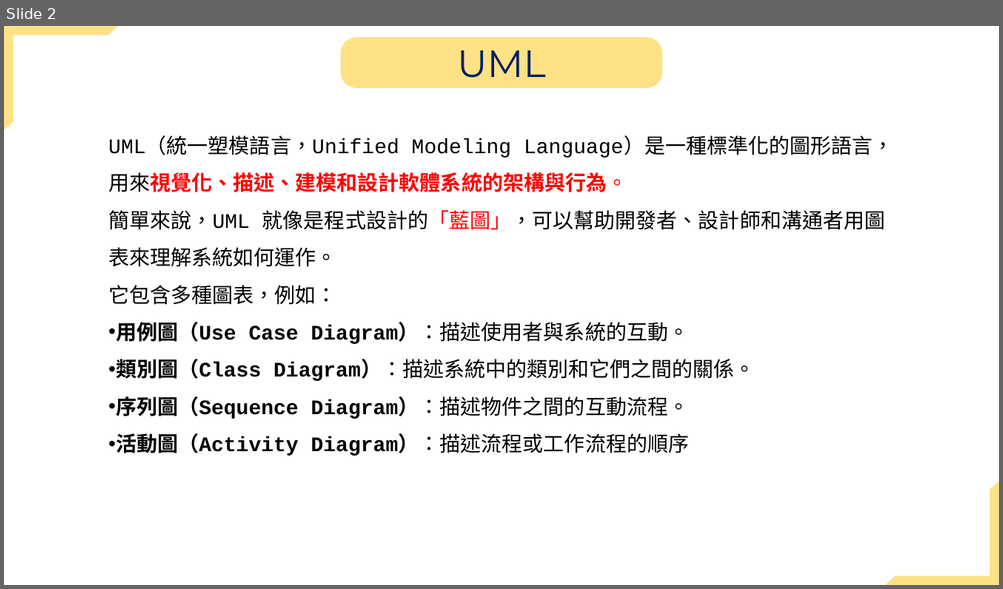
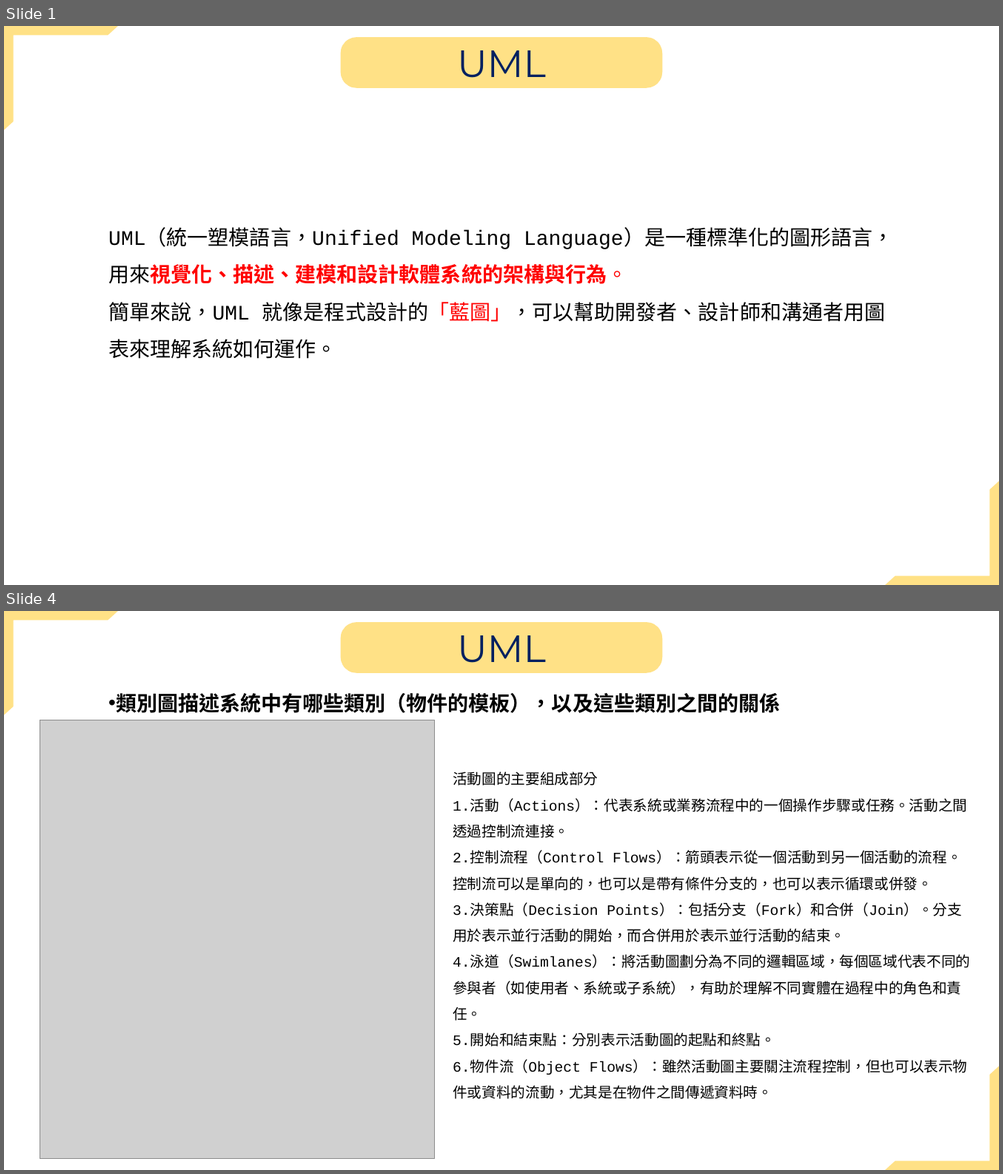
Before and after one commit to jiakai912/114201_poject, a slide deck: uml報告.pptx. Shown one above the other, each under a label of ours: slide 2 before the commit, slides 1 and 4 after it; the slides between them are not shown. The pictures are 1003x589 and 1003x1174 pixels, drawn with LibreOffice and Linux fonts; fonts in the diff are those of the drawing; grey boxes stand for pictures. Boxes give left, top, right and bottom in pixels: in the first picture for what was removed or moved away, otherwise in the second. Text is boxed around its words. In the diff, an @@ line names an element or a change of style, - is before the commit and + after.

```diff
--- a/uml報告.pptx
+++ b/uml報告.pptx
@@ slide 4 added at (4, 611, 999, 1170), background #FFFFFF @@
@@ half frame added at (4, 611, 118, 715), fill #FFD966 at 79% opacity @@
@@ rounded rectangle added at (341, 622, 662, 673), fill #FFD966 at 79% opacity, 36.7 pt, text #002060 @@
+UML
@@ text added at (116, 693, 780, 713), 20 pt, text #000000, bold @@
+• 類別圖描述系統中有哪些類別（物件的模板），以及這些類別之間的關係
@@ picture added at (40, 721, 435, 1159) @@
@@ text added at (452, 772, 970, 1075), 14 pt, text #000000 @@
+活動圖的主要組成部分
+1.活動（Actions）：代表系統或業務流程中的一個操作步驟或任務。活動之間透過控制流連接。
+2.控制流程（Control Flows）：箭頭表示從一個活動到另一個活動的流程。控制流可以是單向的，也可以是帶有條件分支的，也可以表示循環或併發。
+3.決策點（Decision Points）：包括分支（Fork）和合併（Join）。分支用於表示並行活動的開始，而合併用於表示並行活動的結束。
+4.泳道（Swimlanes）：將活動圖劃分為不同的邏輯區域，每個區域代表不同的參與者（如使用者、系統或子系統），有助於理解不同實體在過程中的角色和責任。
+5.開始和結束點：分別表示活動圖的起點和終點。
+6.物件流（Object Flows）：雖然活動圖主要關注流程控制，但也可以表示物件或資料的流動，尤其是在物件之間傳遞資料時。
@@ half frame added at (885, 1067, 999, 1170), fill #FFD966 at 79% opacity @@
@@ what was slide 2 is now slide 1 @@
@@ slide 1 changed as well @@
@@ text "UML（統一塑模語言，Unified Modeling Language）是一種標準化的圖形語言，用來視覺化、描述、建模 ...": place and size @@
-text "UML（統一塑模語言，Unified Modeling Language）是一種標準化的圖形語言，用來視覺化、描述、建模 ..." at (108, 138, 893, 456)
+text "UML（統一塑模語言，Unified Modeling Language）是一種標準化的圖形語言，用來視覺化、描述、建模 ..." at (108, 230, 893, 359)
@@ text at (108, 285, 755, 456): paragraphs removed @@
-它包含多種圖表，例如：
-• 用例圖（Use Case Diagram）：描述使用者與系統的互動。
-• 類別圖（Class Diagram）：描述系統中的類別和它們之間的關係。
-• 序列圖（Sequence Diagram）：描述物件之間的互動流程。
-• 活動圖（Activity Diagram）：描述流程或工作流程的順序
```
Also in this commit, not shown: 1 other slide changed, 2 other slides added.
